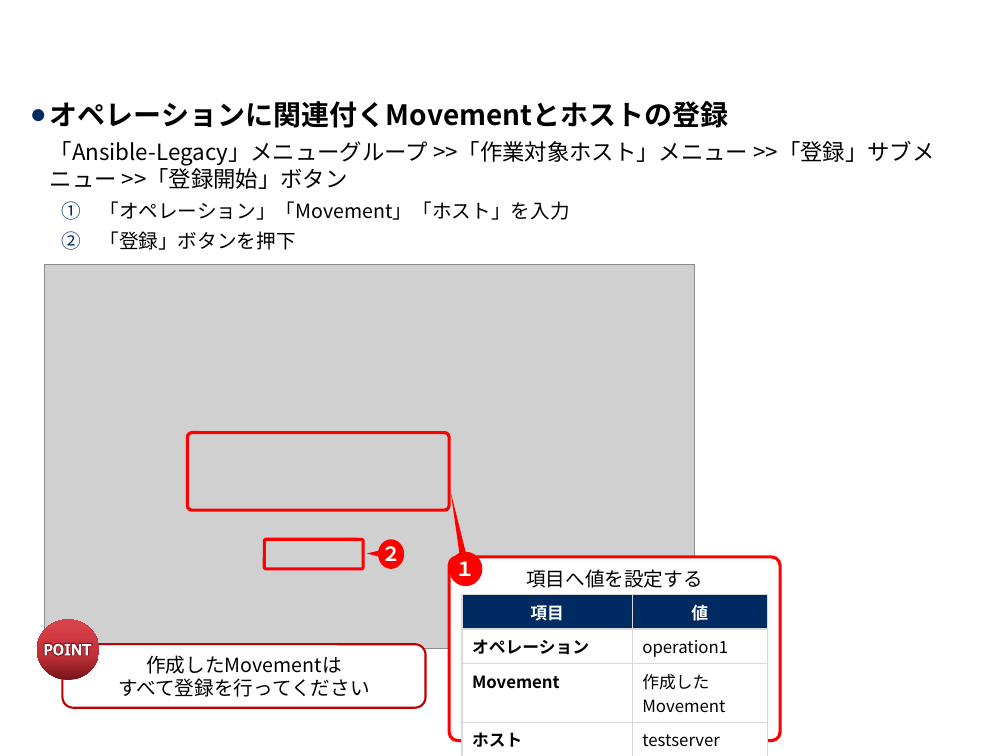
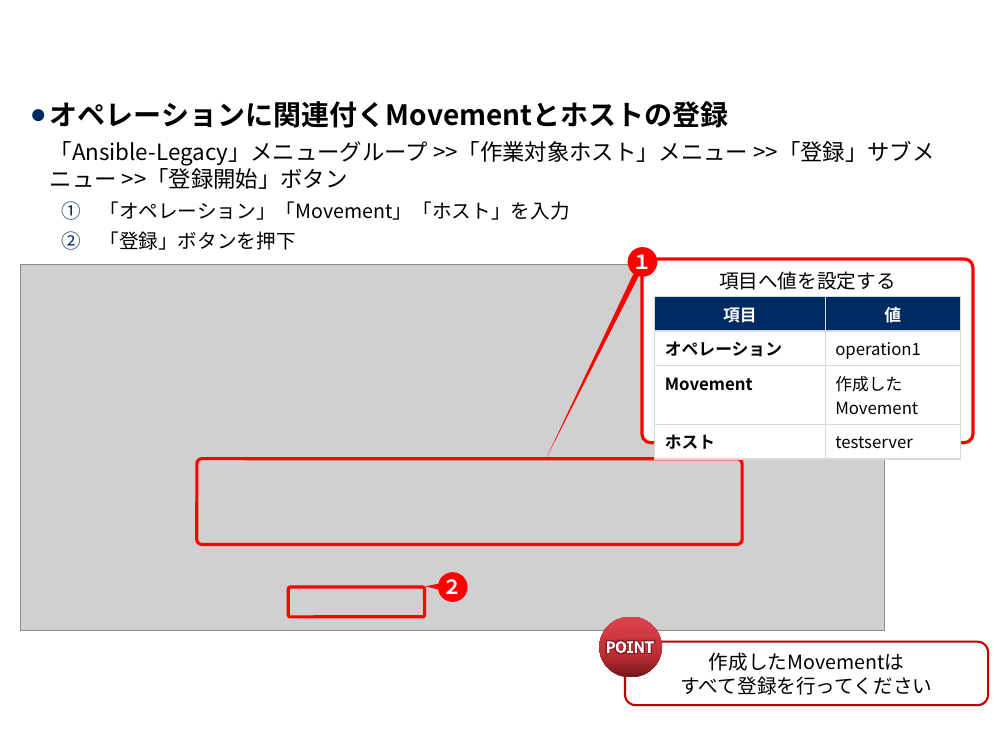
Before and after one commit to exastro-suite/it-automation-docs, a slide deck: slide 19 of asset/Learn_ja/ITA-Conductor_practice_ja.pptx. Drawn at 1008x756 pixels with LibreOffice and Linux fonts; fonts in the diff are those of the drawing; grey boxes stand for pictures; background and template pictures are left out. Boxes give left, top, right and bottom in pixels: in the first picture for what was removed or moved away, otherwise in the second. Text is boxed around its words. In the diff, an @@ line names an element or a change of style, - is before the commit and + after.

```diff
--- a/asset/Learn_ja/ITA-Conductor_practice_ja.pptx
+++ b/asset/Learn_ja/ITA-Conductor_practice_ja.pptx
@@ picture: place and size @@
-picture at box(44, 265, 695, 649)
+picture at box(20, 265, 885, 631)
@@ speech bubble "１": place and size @@
-speech bubble "１" at box(450, 551, 483, 586)
+speech bubble "１" at box(628, 247, 658, 277)
@@ speech bubble "１" at box(628, 247, 658, 277): proportions changed @@
@@ rounded rectangle "項目へ値を設定する": place and size @@
-rounded rectangle "項目へ値を設定する" at box(450, 556, 780, 740)
+rounded rectangle "項目へ値を設定する" at box(642, 259, 973, 443)
@@ table: place and size @@
-table at box(462, 595, 767, 751)
+table at box(655, 296, 961, 453)
@@ rounded rectangle: place and size @@
-rounded rectangle at box(187, 432, 450, 510)
+rounded rectangle at box(197, 459, 742, 544)
@@ rounded rectangle: place and size @@
-rounded rectangle at box(264, 539, 363, 569)
+rounded rectangle at box(288, 587, 424, 617)
@@ speech bubble "２": place and size @@
-speech bubble "２" at box(378, 539, 404, 569)
+speech bubble "２" at box(437, 573, 468, 603)
@@ ellipse: place and size @@
-ellipse at box(37, 619, 100, 679)
+ellipse at box(600, 617, 662, 677)
@@ freeform shape: place and size @@
-freeform shape at box(44, 644, 91, 656)
+freeform shape at box(607, 641, 653, 653)
@@ rounded rectangle "作成したMovementは すべて登録を行ってください": place and size @@
-rounded rectangle "作成したMovementは すべて登録を行ってください" at box(62, 644, 425, 708)
+rounded rectangle "作成したMovementは すべて登録を行ってください" at box(625, 642, 988, 706)
```
Also in this commit, not shown: 18 other slides changed, 1 other file.
